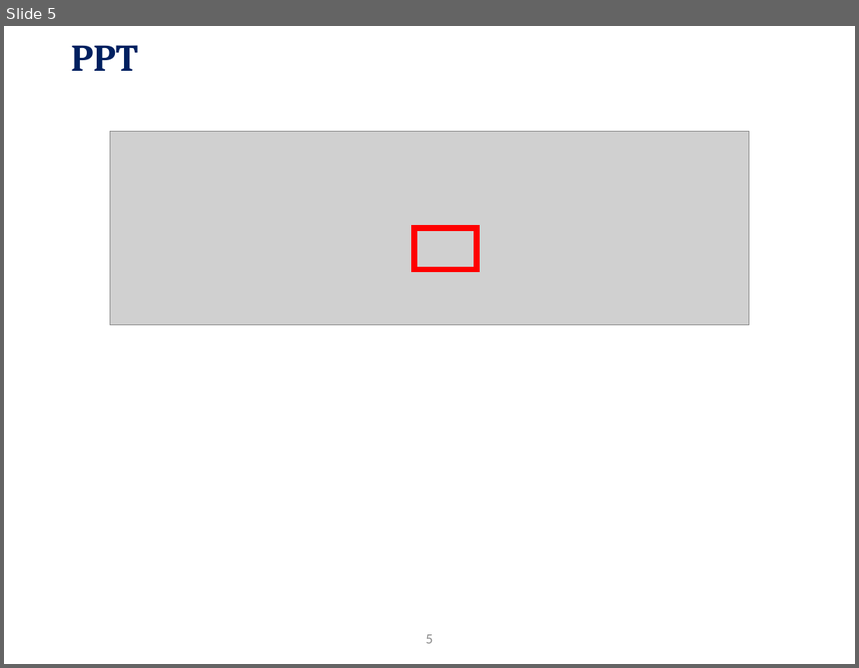
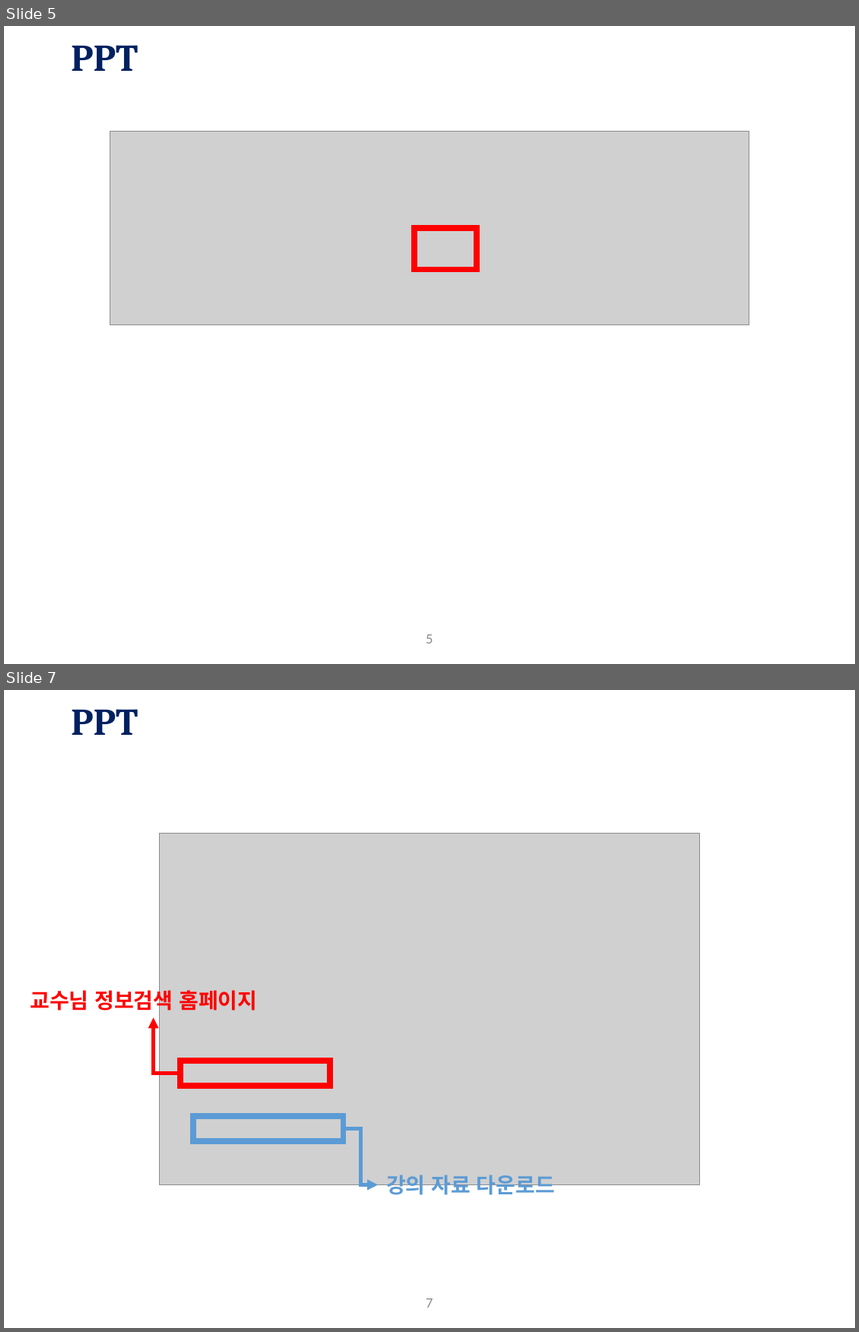
Before and after one commit to BbangDe/BbangDe.github.io, a slide deck: course_ppt/0. Orientation.pptx. Shown one above the other, each under a label of ours: slide 5 before the commit, slides 5 and 7 after it; the slides between them are not shown. The pictures are 859x668 and 859x1332 pixels, drawn with LibreOffice and Linux fonts; fonts in the diff are those of the drawing; grey boxes stand for pictures; background and template pictures are left out. Boxes give left, top, right and bottom in pixels: in the first picture for what was removed or moved away, otherwise in the second. Text is boxed around its words. In the diff, an @@ line names an element or a change of style, - is before the commit and + after.

```diff
--- a/course_ppt/0. Orientation.pptx
+++ b/course_ppt/0. Orientation.pptx
@@ slide 7 added at bbox=[4, 690, 855, 1328], background #FFFFFF; not listed: 1 template element that a slide beside it also shows @@
@@ title added at bbox=[71, 709, 138, 735], 32 pt, text #002060, bold @@
+PPT
@@ picture added at bbox=[160, 833, 699, 1185] @@
@@ text added at bbox=[30, 987, 257, 1015], 18 pt, text #FF0000, bold @@
+교수님 정보검색 홈페이지
@@ elbow arrow added from (180, 1073) to (154, 1018), #FF0000 3 pt @@
@@ rectangle added at bbox=[180, 1061, 330, 1087], outline #FF0000 5 pt @@
@@ rectangle added at bbox=[194, 1116, 344, 1142], outline #5B9BD5 5 pt @@
@@ elbow arrow added from (344, 1129) to (378, 1186), #5B9BD5 3 pt @@
@@ text added at bbox=[386, 1175, 555, 1199], 18 pt, text #5B9BD5, bold @@
+강의 자료 다운로드
```
Also in this commit, not shown: 1 slide changed, 2 other slides added, 5 slides removed.
